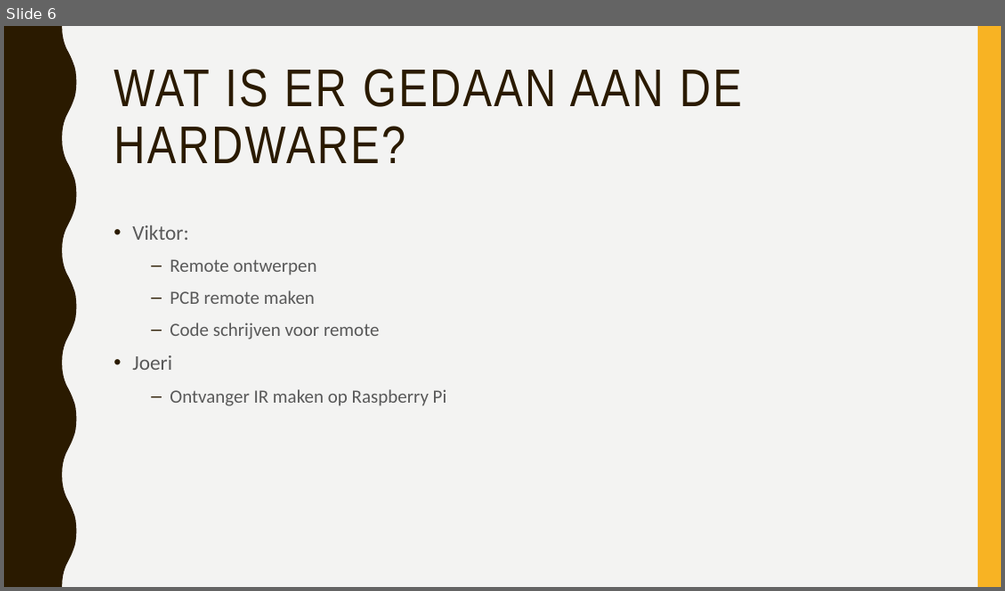
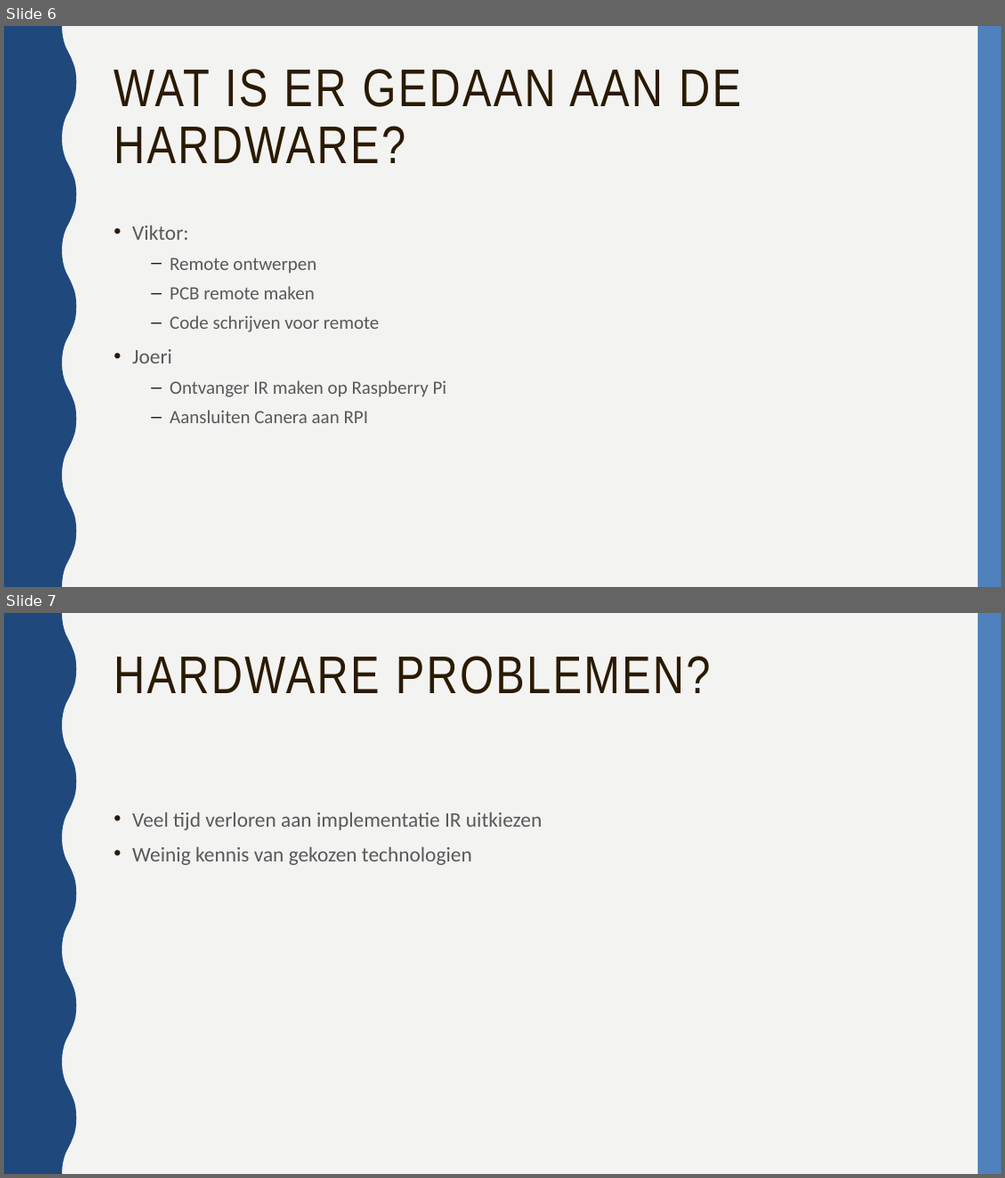
Before and after one commit to KevinD25/BBsnap, a slide deck: doc/presentatie oktober.pptx. Shown one above the other, each under a label of ours: slide 6 before the commit, slides 6 and 7 after it. The pictures are 1005x591 and 1005x1178 pixels, drawn with LibreOffice and Linux fonts; fonts in the diff are those of the drawing. Boxes give left, top, right and bottom in pixels: in the first picture for what was removed or moved away, otherwise in the second. Text is boxed around its words. In the diff, an @@ line names an element or a change of style, - is before the commit and + after.

```diff
--- a/doc/presentatie oktober.pptx
+++ b/doc/presentatie oktober.pptx
@@ slide 7 added at (4, 613, 1001, 1174), background #F3F3F2; not listed: 2 template elements that a slide beside it also shows @@
@@ text added at (113, 656, 711, 694), 51 pt, text #2A1A00 @@
+HARDWARE PROBLEMEN?
@@ text added at (132, 812, 542, 865), 20 pt, text #595959 @@
+• Veel tijd verloren aan implementatie IR uitkiezen
+• Weinig kennis van gekozen technologien
@@ slide 6 changed as well @@
@@ freeform shape at (4, 26, 77, 587): fill #2A1A00 to #1F497D; outline redrawn @@
@@ rectangle at (978, 26, 1001, 587): fill #F8B323 to #4F81BD @@
@@ text at (170, 257, 447, 397): line spacing 1.1 to 1 @@
@@ text at (170, 410, 368, 423): paragraph added @@
+  – Aansluiten Canera aan RPI
```
Also in this commit, not shown: 8 other slides changed.
